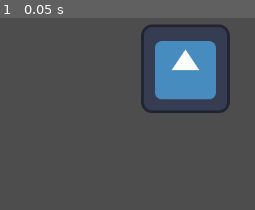
Above: before the commit, frame 1.
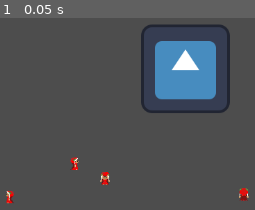
Above: after the commit, the same moment.

Repository: Ivan29020/Dantes-Reinterpretation
Game: Godot game, scene res://Test.tscn
Two runs of this game, one before a commit and one after it. Both use one fixed random seed, a clock stepped at 60 frames per second and the inputs below. The project has no main scene, so this scene is started directly. The engine's default icon, where the game draws it, is replaced by a stand-in: a white triangle on a blue panel in a dark square.
Inputs:
- Up to frame 1 (0.05 s): no input

The runs differ from the first frame. In frame 1, 0.8% of the frame differs, in the area x 2-98%, y 72-97%.

Commit message:
Grafiche Dante (1 frame) 2

Diff:
--- a/Test.tscn
+++ b/Test.tscn
@@ -1,7 +1,27 @@
-[gd_scene load_steps=2 format=3 uid="uid://b3ye6xrghvn7v"]
+[gd_scene load_steps=6 format=3 uid="uid://b3ye6xrghvn7v"]
 
 [ext_resource type="Texture2D" uid="uid://c3bh3enp8yxqt" path="res://icon.svg" id="1_6nfvu"]
+[ext_resource type="Texture2D" uid="uid://svfvip8cpquf" path="res://Grafiche/Dante Alighieri Left Side.png" id="2_ol4os"]
+[ext_resource type="Texture2D" uid="uid://ce58wdynoxkxu" path="res://Grafiche/Dante Alighieri Right Side.png" id="3_glq3d"]
+[ext_resource type="Texture2D" uid="uid://cr73gyuwdekbw" path="res://Grafiche/Dante Alighieri.png" id="4_w7dcc"]
+[ext_resource type="Texture2D" uid="uid://dn5xatyhiohuv" path="res://Grafiche/Dante Alighieri Back.png" id="5_ncoff"]
 
 [node name="Icon" type="Sprite2D"]
 position = Vector2(439, 261)
 texture = ExtResource("1_6nfvu")
+
+[node name="DanteAlighieriLeftSide" type="Sprite2D" parent="."]
+position = Vector2(-253, 186)
+texture = ExtResource("2_ol4os")
+
+[node name="DanteAlighieriRightSide" type="Sprite2D" parent="."]
+position = Vector2(-160, 138)
+texture = ExtResource("3_glq3d")
+
+[node name="DanteAlighieri" type="Sprite2D" parent="."]
+position = Vector2(-116, 159)
+texture = ExtResource("4_w7dcc")
+
+[node name="DanteAlighieriBack" type="Sprite2D" parent="."]
+position = Vector2(84, 182)
+texture = ExtResource("5_ncoff")
Not shown, added: Grafiche/Dante Alighieri Back.png.import
Not shown, added: Grafiche/Dante Alighieri Left Side.png.import
Not shown, added: Grafiche/Dante Alighieri Right Side.png.import
Not shown, added: Grafiche/Dante Alighieri.png.import
